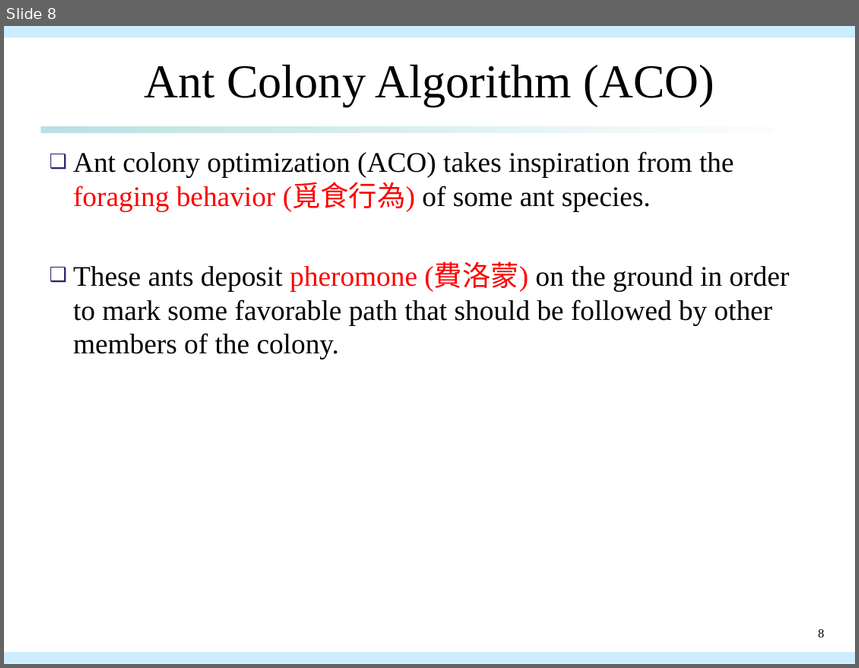
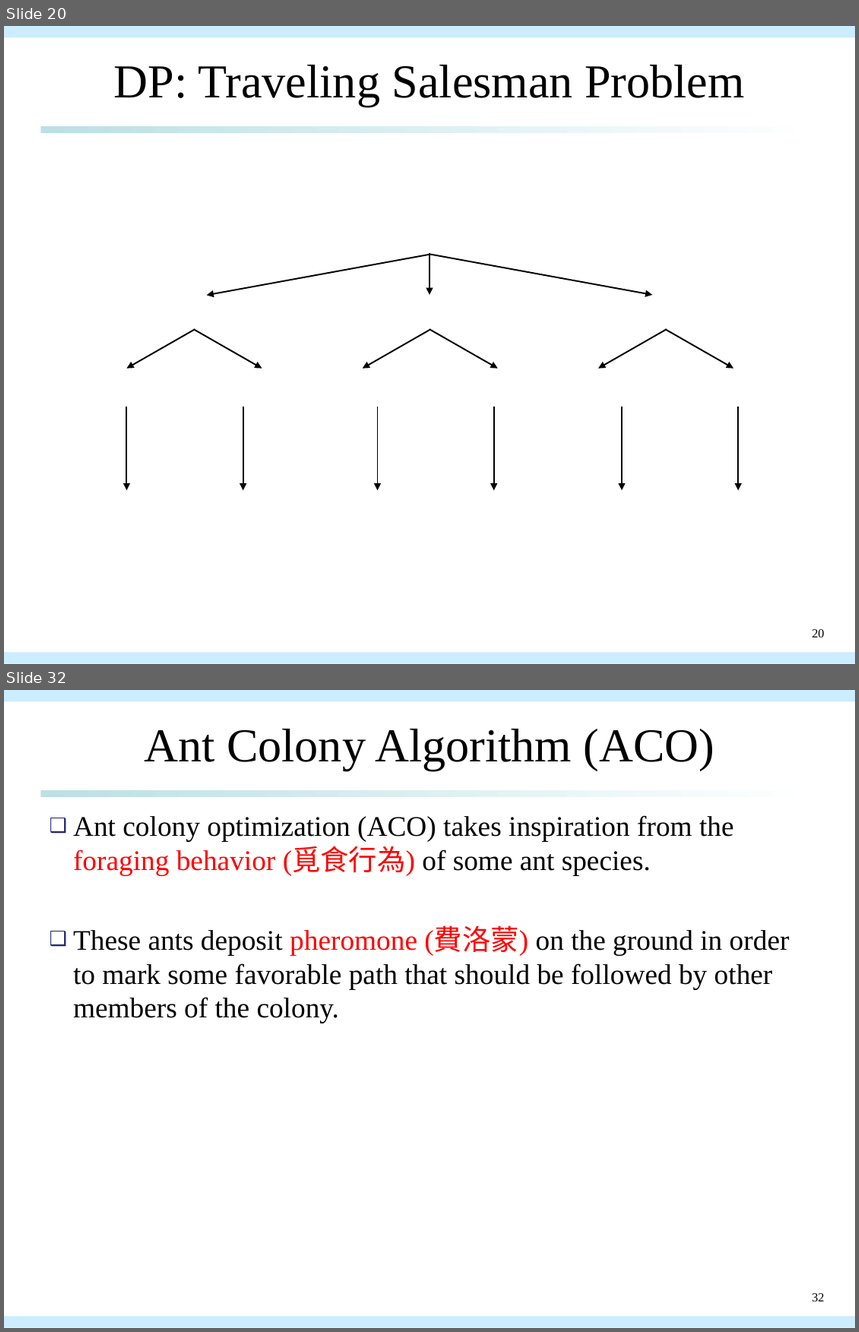
Before and after one commit to qwe8496516/AI_course, a slide deck: AI_presentation/aco_presentation.pptx. Shown one above the other, each under a label of ours: slide 8 before the commit, slides 20 and 32 after it; the slides between them are not shown. The pictures are 859x668 and 859x1332 pixels, drawn with LibreOffice and Linux fonts; fonts in the diff are those of the drawing; grey boxes stand for pictures. Boxes give left, top, right and bottom in pixels: in the first picture for what was removed or moved away, otherwise in the second. Text is boxed around its words. In the diff, an @@ line names an element or a change of style, - is before the commit and + after.

```diff
--- a/AI_presentation/aco_presentation.pptx
+++ b/AI_presentation/aco_presentation.pptx
@@ slide 20 added at <box>4,26,855,664</box>, background #FFFFFF; not listed: 3 template elements that a slide beside it also shows @@
@@ title added at <box>114,64,745,107</box>, 40 pt, text #000000 @@
+DP: Traveling Salesman Problem
@@ arrow added from (430, 253) to (430, 295), #000000 1.25 pt @@
@@ arrow added from (430, 255) to (207, 295), #000000 1.25 pt @@
@@ arrow added from (430, 254) to (652, 295), #000000 1.25 pt @@
@@ arrow added from (195, 330) to (126, 368), #000000 1.25 pt @@
@@ arrow added from (194, 330) to (262, 368), #000000 1.25 pt @@
@@ arrow added from (430, 330) to (363, 368), #000000 1.25 pt @@
@@ arrow added from (430, 330) to (498, 368), #000000 1.25 pt @@
@@ arrow added from (666, 330) to (598, 368), #000000 1.25 pt @@
@@ arrow added from (665, 330) to (734, 368), #000000 1.25 pt @@
@@ arrow added from (126, 407) to (126, 491), #000000 1.25 pt @@
@@ arrow added from (243, 407) to (243, 491), #000000 1.25 pt @@
@@ arrow added from (378, 407) to (378, 491), #000000 1.25 pt @@
@@ arrow added from (494, 407) to (494, 491), #000000 1.25 pt @@
@@ arrow added from (622, 407) to (622, 491), #000000 1.25 pt @@
@@ arrow added from (739, 407) to (739, 491), #000000 1.25 pt @@
@@ page number added at <box>812,629,824,638</box>, 10.5 pt, text #000000 @@
+20
@@ what was slide 8 is now slide 32 @@
@@ page number at <box>812,1293,824,1302</box>: text changed @@
-8
+32
```
Also in this commit, not shown: 8 slides changed, 33 other slides added, 1 slide removed, 6 other files.
